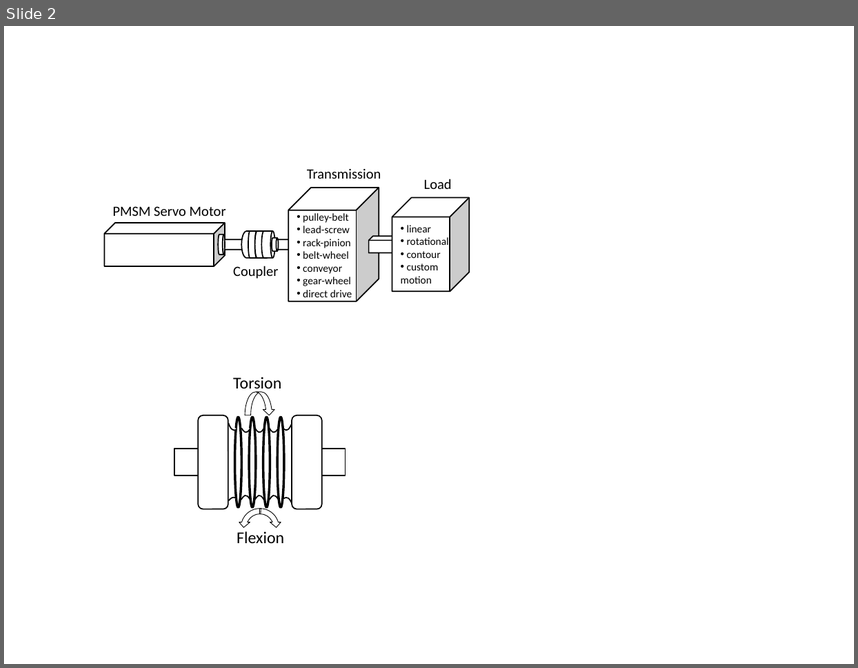
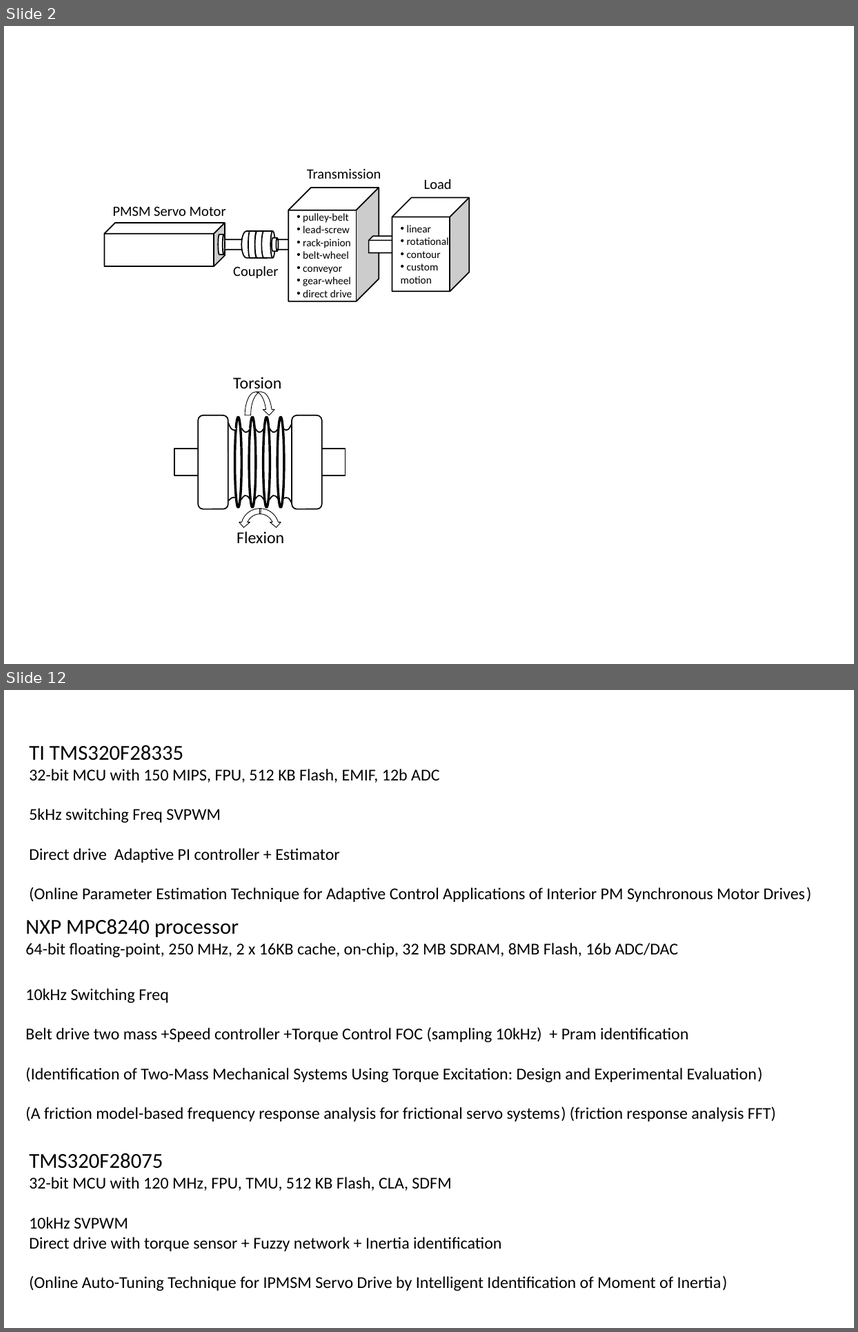
Before and after one commit to SerhatOzkucuk/PhD-Works, a slide deck: Parameter Estimation Works/review_IEEE Transaction on industrial electronics format/TRANS-JOUR/word/review_paper_drawings.pptx. Shown one above the other, each under a label of ours: slide 2 before the commit, slides 2 and 12 after it; the slides between them are not shown. The pictures are 858x668 and 858x1332 pixels, drawn with LibreOffice and Linux fonts; fonts in the diff are those of the drawing. Boxes give left, top, right and bottom in pixels: in the first picture for what was removed or moved away, otherwise in the second. Text is boxed around its words. In the diff, an @@ line names an element or a change of style, - is before the commit and + after.

```diff
--- a/Parameter Estimation Works/review_IEEE Transaction on industrial electronics format/TRANS-JOUR/word/review_paper_drawings.pptx
+++ b/Parameter Estimation Works/review_IEEE Transaction on industrial electronics format/TRANS-JOUR/word/review_paper_drawings.pptx
@@ slide 12 added at [4, 690, 854, 1328], background #FFFFFF @@
@@ text added at [29, 745, 812, 902], 14 pt, text #000000 @@
+TI TMS320F28335
+32-bit MCU with 150 MIPS, FPU, 512 KB Flash, EMIF, 12b ADC
+5kHz switching Freq SVPWM
+Direct drive Adaptive PI controller + Estimator
+(Online Parameter Estimation Technique for Adaptive Control Applications of Interior PM Synchronous Motor Drives)
@@ text added at [25, 919, 776, 1121], 14 pt, text #000000 @@
+NXP MPC8240 processor
+64-bit floating-point, 250 MHz, 2 x 16KB cache, on-chip, 32 MB SDRAM, 8MB Flash, 16b ADC/DAC
+10kHz Switching Freq
+Belt drive two mass +Speed controller +Torque Control FOC (sampling 10kHz) + Pram identification
+(Identification of Two-Mass Mechanical Systems Using Torque Excitation: Design and Experimental Evaluation)
+(A friction model-based frequency response analysis for frictional servo systems) (friction response analysis FFT)
@@ text added at [29, 1153, 728, 1290], 14 pt, text #000000 @@
+TMS320F28075
+32-bit MCU with 120 MHz, FPU, TMU, 512 KB Flash, CLA, SDFM
+10kHz SVPWM
+Direct drive with torque sensor + Fuzzy network + Inertia identification
+(Online Auto-Tuning Technique for IPMSM Servo Drive by Intelligent Identification of Moment of Inertia)
```
Also in this commit, not shown: 2 slides changed, 10 other slides added, 1 slide removed, 8 other files.
